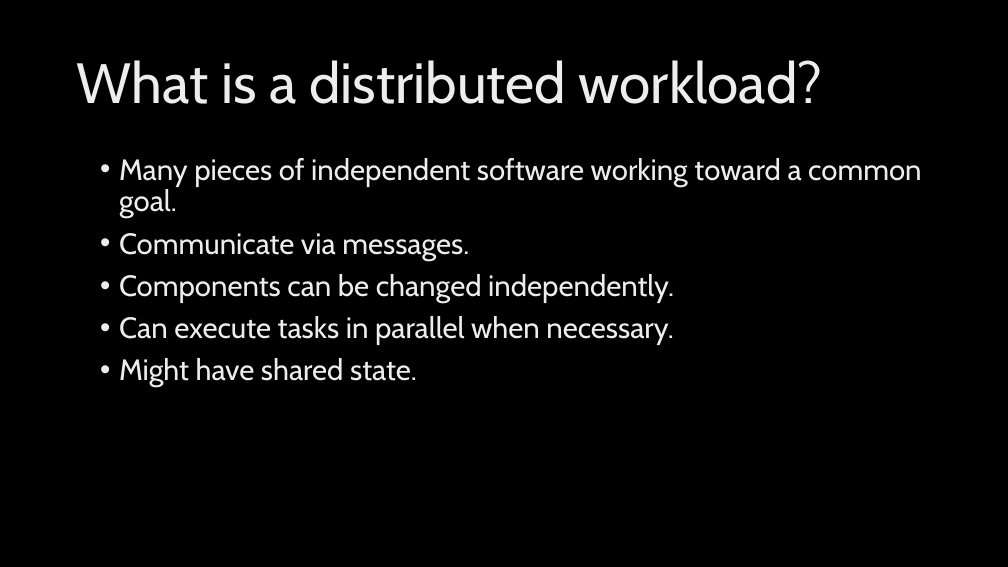
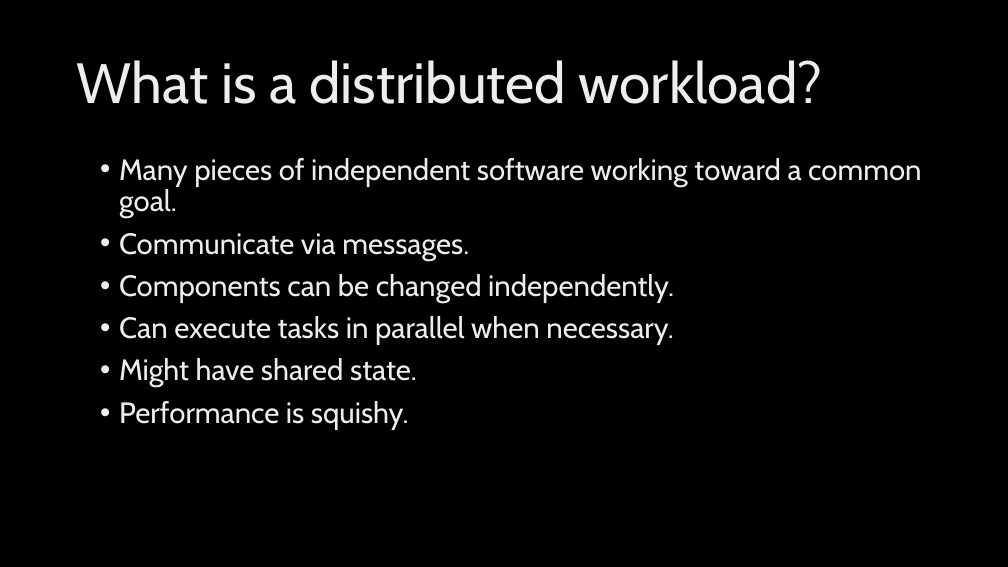
Before and after one commit to jeffputz/presentations, a slide deck: slide 8 of Breaking the Monolith.pptx. Drawn at 1008x567 pixels with LibreOffice and Linux fonts; fonts in the diff are those of the drawing; background and template pictures are left out. Boxes give left, top, right and bottom in pixels: in the first picture for what was removed or moved away, otherwise in the second. Text is boxed around its words. In the diff, an @@ line names an element or a change of style, - is before the commit and + after.

```diff
--- a/Breaking the Monolith.pptx
+++ b/Breaking the Monolith.pptx
@@ text at bbox=[119, 401, 409, 430]: paragraph added @@
+• Performance is squishy.
```
Also in this commit, not shown: 7 slides added.
